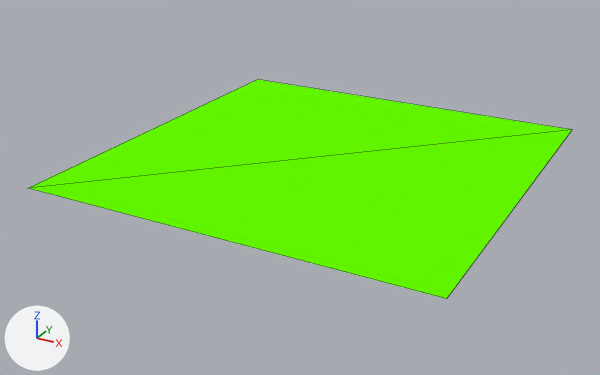
What one commit did to the Blender file assets/floor.blend.
Both versions are drawn from a 50 mm camera at (176.0, -345.0, 153.0) aimed at (-7.0, -11.0, -14.0). The axes (+X, +Y, +Z) are drawn at lower left. The lights are the same throughout. Mesh edges are drawn as thin lines.

The scene before the commit, as lines of its bpy script (objects in view):
```python
me_plane = bpy.data.meshes.new('Plane')
me_plane.from_pydata(...)  # 4 vertices, 2 faces; spans x -1.0..1.0, y -1.0..1.0, z 0.0
me_plane.materials.append(mat_material_001)  # green #65ff00
# before: 0 (1.0, 1.0, 0.0) at pixel (572, 129), 1 (1.0, -1.0, 0.0) at pixel (446, 298), 2 (-1.0, -1.0, 0.0) at pixel (27, 188), 3 (-1.0, 1.0, 0.0) at pixel (257, 79)
ob_plane = bpy.data.objects.new('Plane', me_plane)
ob_plane.location = (0.0, 0.0, 0.0)
ob_plane.scale = (100.0, 100.0, 100.0)
```
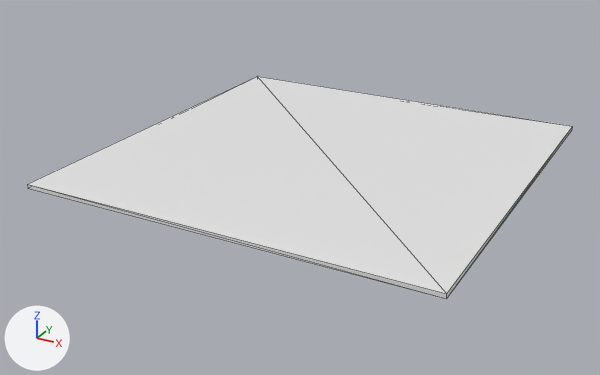
The newer file is also turned or shifted as a whole; pictures and numbers use the older file's frame.

What differs and where, as boxes [x1, y1, x2, y2] in the pictures (600 x 375 px):
'Plane', reshaped: before [29, 79, 572, 299]; after [27, 76, 573, 299]

What the commit changed:
me_plane has 4 vertices, 2 faces and spans x -1.0..1.0, y -1.0..1.0, z 0.0.
me_plane is used by ob_plane; location (0.0, 0.0, 0.0); scale (100.0, 100.0, 100.0).
Verts and faces of me_plane; kept vertices keep their numbers, new ones are numbered from 4.
me_plane no longer uses material mat_material_001 (green #65ff00).
Part 1, on me_plane:
Faces deleted: (0, 3, 2), (0, 2, 1).
New vertices 4 to 7 stand at vertices 0 to 3, in that order, plus (0.0, 0.0, 0.02).
New faces: (5, 7, 6), (4, 7, 5), (0, 4, 1), (1, 4, 5), (1, 2, 3), (0, 1, 3).
New faces: (2, 6, 7), (2, 7, 3), (3, 7, 4), (0, 3, 4), (1, 6, 2), (1, 5, 6).
